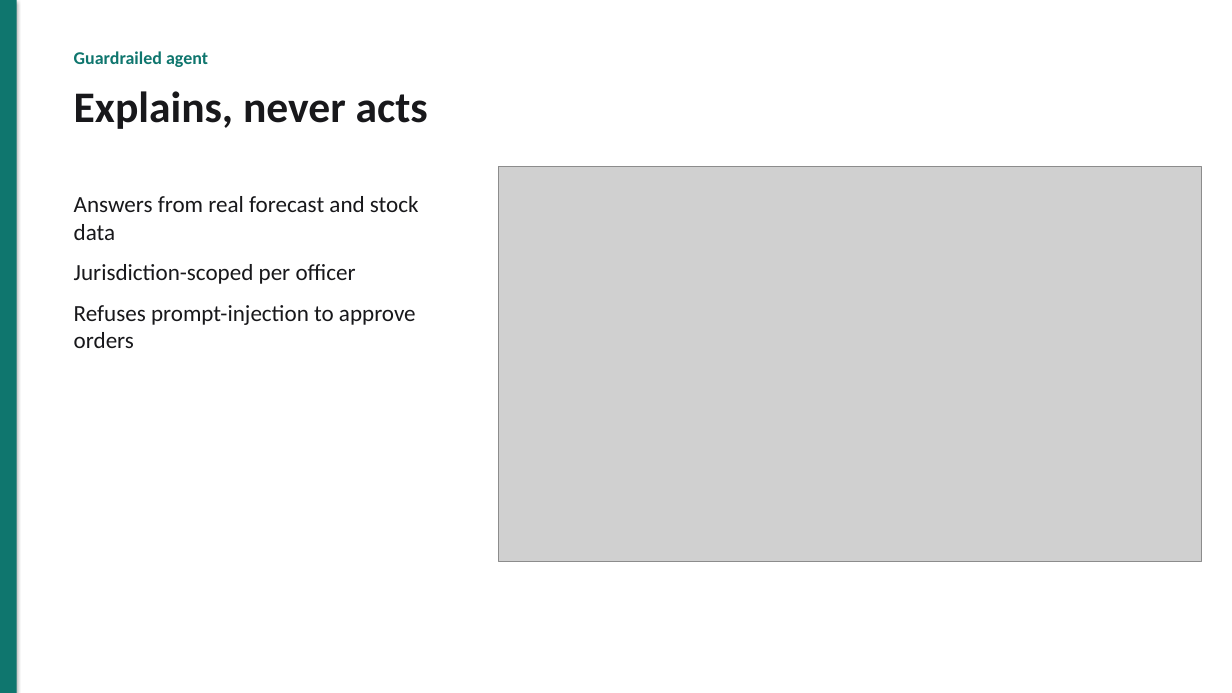
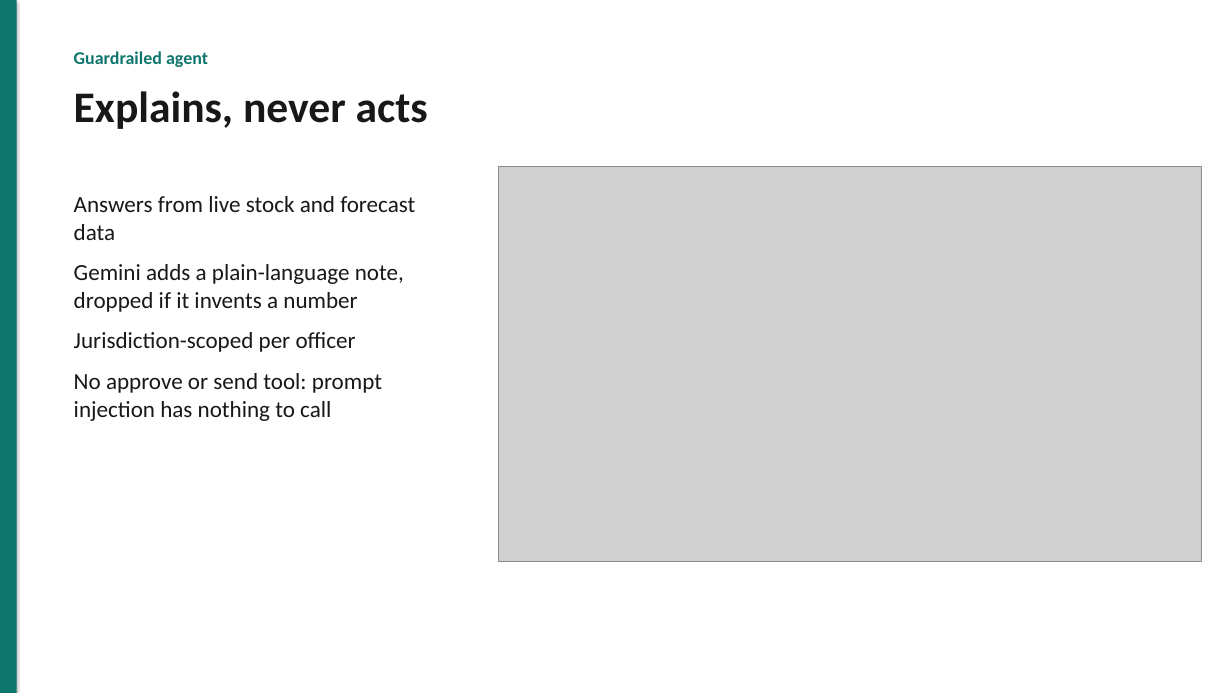
Before and after one commit to akshat333-debug/AushadhiNet, a slide deck: slide 7 of docs/pitch/AushadhiNet-pitch.pptx. Drawn at 1232x693 pixels with LibreOffice and Linux fonts; fonts in the diff are those of the drawing; grey boxes stand for pictures. Boxes give left, top, right and bottom in pixels: in the first picture for what was removed or moved away, otherwise in the second. Text is boxed around its words. In the diff, an @@ line names an element or a change of style, - is before the commit and + after.

```diff
--- a/docs/pitch/AushadhiNet-pitch.pptx
+++ b/docs/pitch/AushadhiNet-pitch.pptx
@@ text at box(74, 196, 415, 312): text changed @@
-Answers from real forecast and stock data
+Answers from live stock and forecast data
+Gemini adds a plain-language note, dropped if it invents a number
@@ text at box(74, 373, 382, 421): text changed @@
-Refuses prompt-injection to approve orders
+No approve or send tool: prompt injection has nothing to call
```
Also in this commit, not shown: 6 other slides changed, 2 slides added, 3 slides removed, 13 other files.
